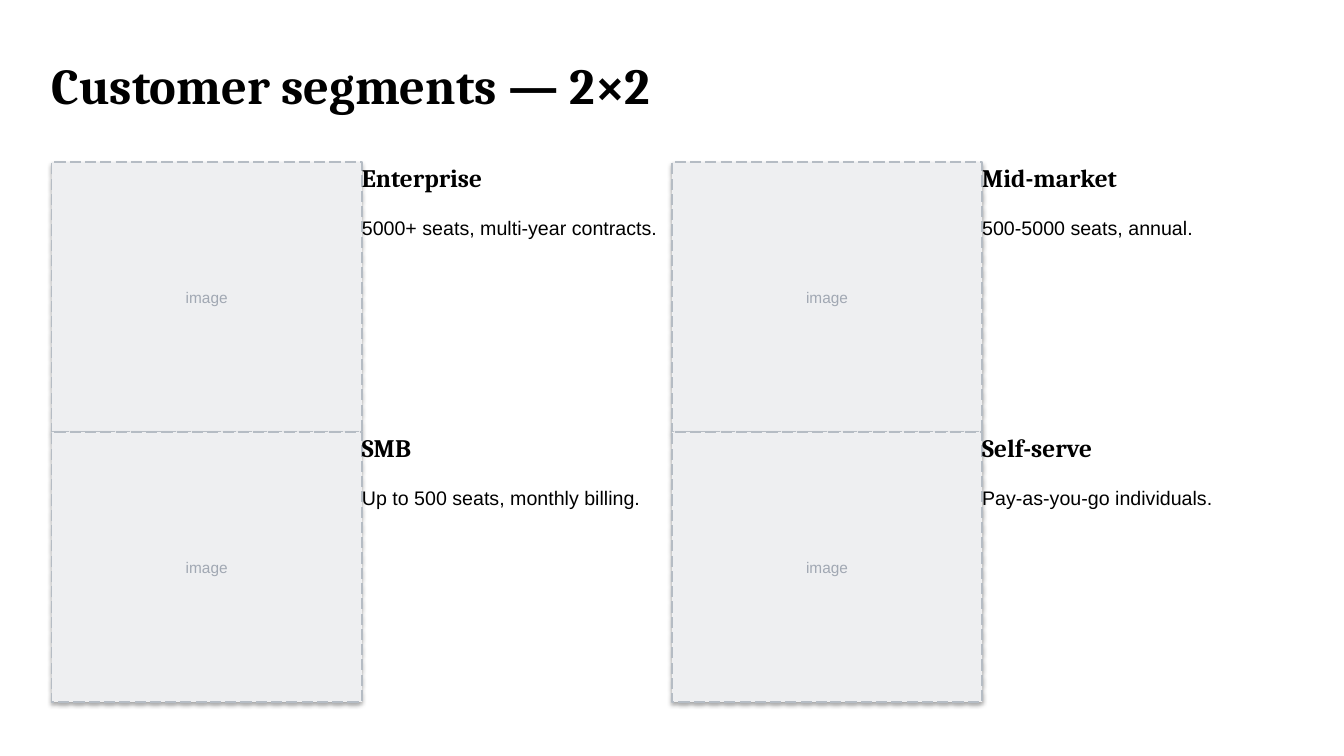
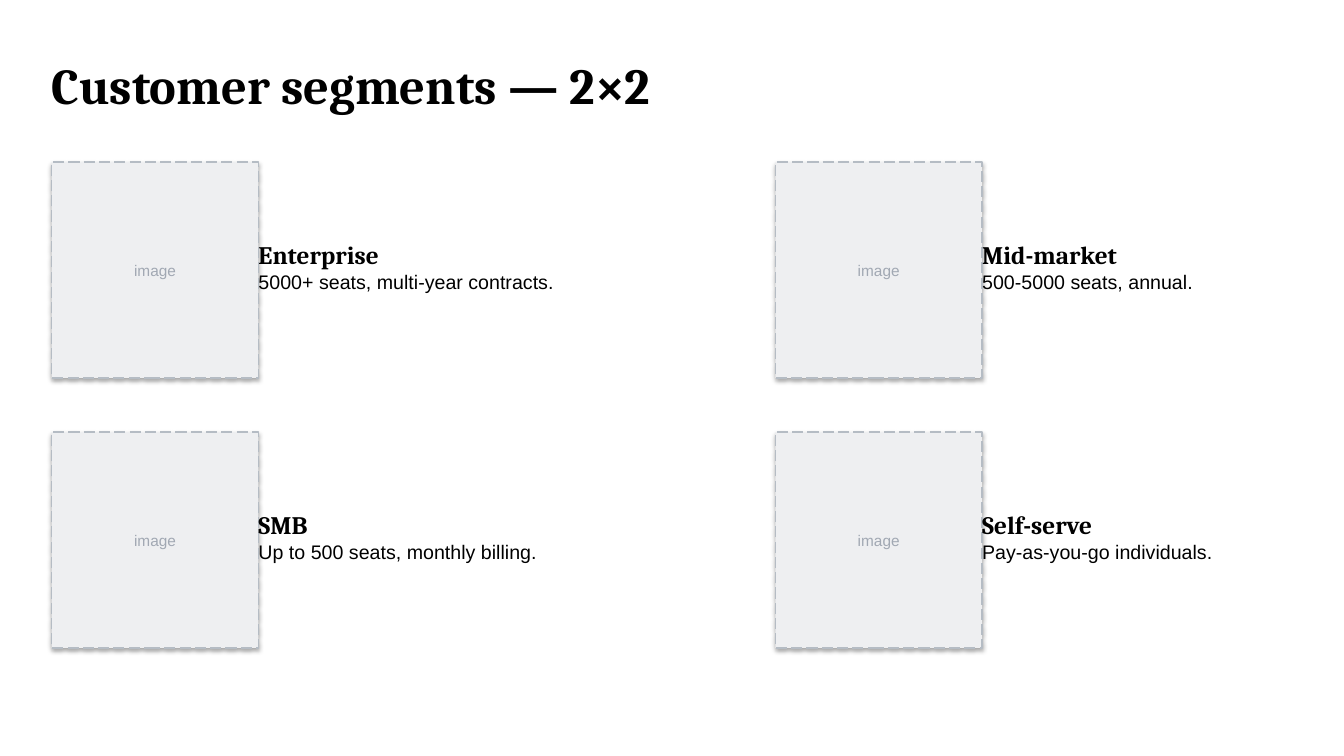
Before and after one commit to JakubNaskretski/pptx-skill-grid, a slide deck: slide 12 of examples/out_v2.pptx. Drawn at 1344x756 pixels with LibreOffice and Linux fonts; fonts in the diff are those of the drawing. Boxes give left, top, right and bottom in pixels: in the first picture for what was removed or moved away, otherwise in the second. Text is boxed around its words. In the diff, an @@ line names an element or a change of style, - is before the commit and + after.

Commit message:
Fix layout issues from first visual review of out_v2.pptx
section_divider:
  - Number cell expanded from 6→7 rows (rows 3-9). At 240pt the text was
    overflowing the 3.21in cell into the label below.
  - render_heading disables word_wrap on section_number so "01" / "02"
    can't break to two lines when the cell is borderline-narrow.

render_heading + render_text:
  - New optional vertical_anchor param (top/middle/bottom). Enables
    centering text against an image of equal height.

single_metric:
  - Caption moved to the footer strip (was crowding the 160pt hero number
    at rows 10-11).
  - Value cell expanded to rows 3-10; vertical_anchor=middle so it sits
    in the center of its cell.

four_up + six_up:
  - One-row gap inserted between icon_label and body. The body was
    visually butting up against the label with no breathing room.

matrix_2x2:
  - Image shrunk from 3x5 to 2x4 cells.
  - 2-col horizontal gap (cols 6-7) between left/right cards.
  - 1-row vertical gap (row 7) between top/bottom cards.
  - Label vertical_anchor=bottom + body vertical_anchor=top so the
    label/body junction lands exactly on the image's vertical centerline.

```diff
--- a/examples/out_v2.pptx
+++ b/examples/out_v2.pptx
@@ rectangle "image": place and size @@
-rectangle "image" at (51,162,362,433)
+rectangle "image" at (51,162,258,378)
@@ text "Enterprise": place and size @@
-text "Enterprise" at (362,164,482,193)
+text "Enterprise" at (258,241,378,270)
@@ rectangle "image": place and size @@
-rectangle "image" at (673,162,983,433)
+rectangle "image" at (775,162,982,378)
@@ text "5000+ seats, multi-year contracts.": place and size @@
-text "5000+ seats, multi-year contracts." at (362,220,657,240)
+text "5000+ seats, multi-year contracts." at (258,274,553,294)
@@ text "500-5000 seats, annual.": place and size @@
-text "500-5000 seats, annual." at (982,220,1192,240)
+text "500-5000 seats, annual." at (982,274,1192,294)
@@ rectangle "image": place and size @@
-rectangle "image" at (51,433,362,703)
+rectangle "image" at (51,433,258,648)
@@ vertical alignment top to bottom in 4 elements at (982,241,1117,270), (982,511,1092,540), (258,241,378,270), (258,511,307,540) @@
@@ text "SMB": place and size @@
-text "SMB" at (362,434,411,463)
+text "SMB" at (258,511,307,540)
@@ rectangle "image": place and size @@
-rectangle "image" at (673,433,983,703)
+rectangle "image" at (775,433,982,648)
@@ text "Up to 500 seats, monthly ...": place and size @@
-text "Up to 500 seats, monthly ..." at (362,490,640,510)
+text "Up to 500 seats, monthly ..." at (258,544,537,564)
@@ text "Pay-as-you-go individuals.": place and size @@
-text "Pay-as-you-go individuals." at (982,490,1212,510)
+text "Pay-as-you-go individuals." at (982,544,1212,564)
```
Also in this commit, not shown: 7 other slides changed, 8 other files.
